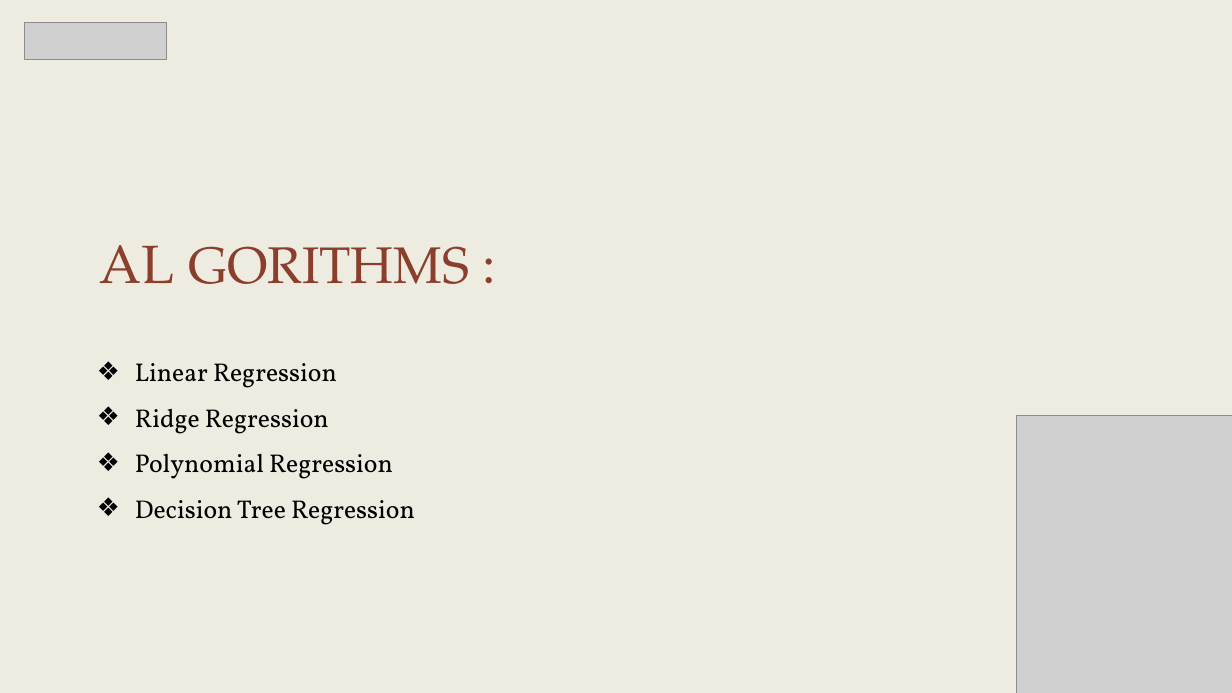
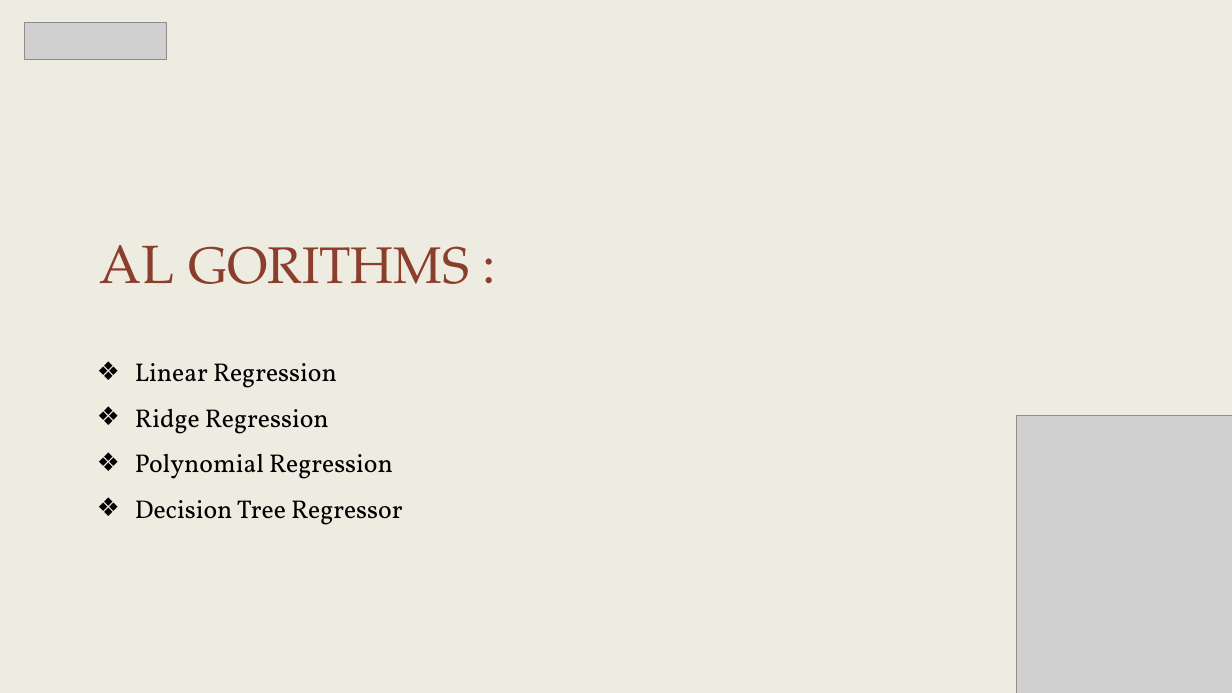
Before and after one commit to Abdulsalalqrni/T5-Regression-Gemstone-Price-prediction, a slide deck: slide 11 of Regression-Presntation.pptx. Drawn at 1232x693 pixels with LibreOffice and Linux fonts; fonts in the diff are those of the drawing; grey boxes stand for pictures. Boxes give left, top, right and bottom in pixels: in the first picture for what was removed or moved away, otherwise in the second. Text is boxed around its words. In the diff, an @@ line names an element or a change of style, - is before the commit and + after.

```diff
--- a/Regression-Presntation.pptx
+++ b/Regression-Presntation.pptx
@@ text at [135, 500, 403, 525]: text changed @@
-  ❖ Decision Tree Regression
+  ❖ Decision Tree Regressor
```
Also in this commit, not shown: 1 other slide changed.
